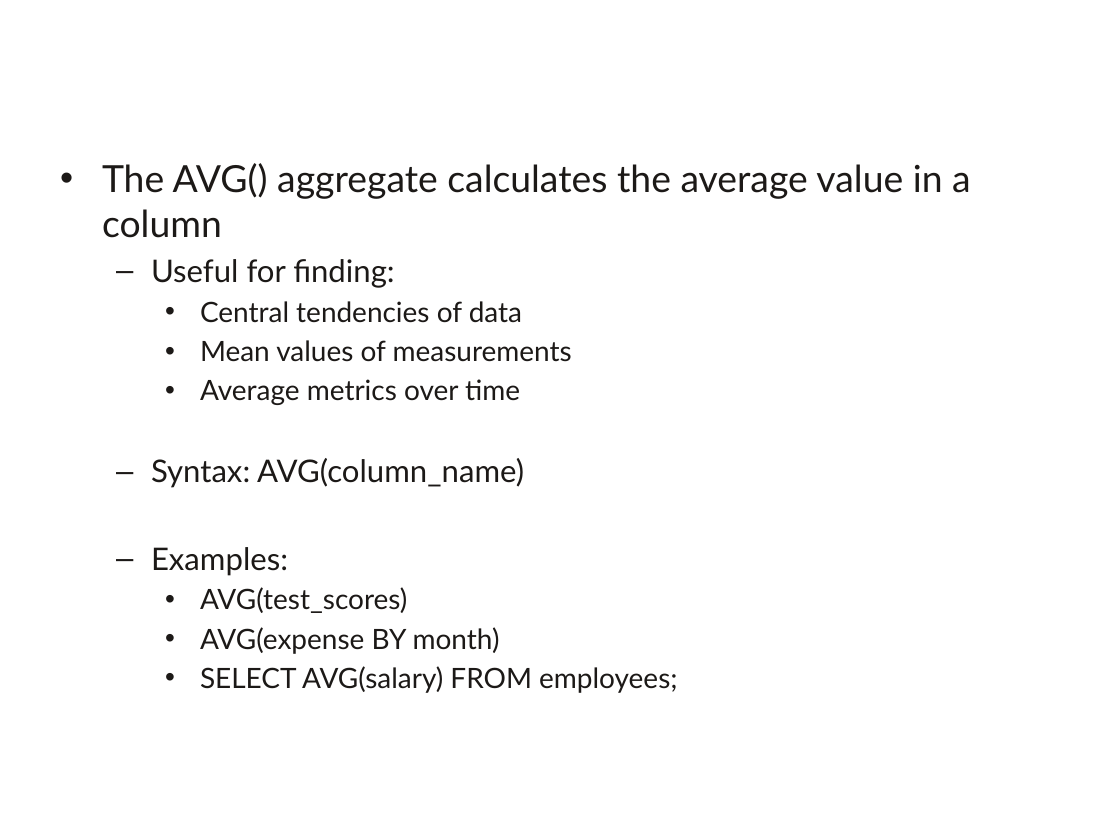
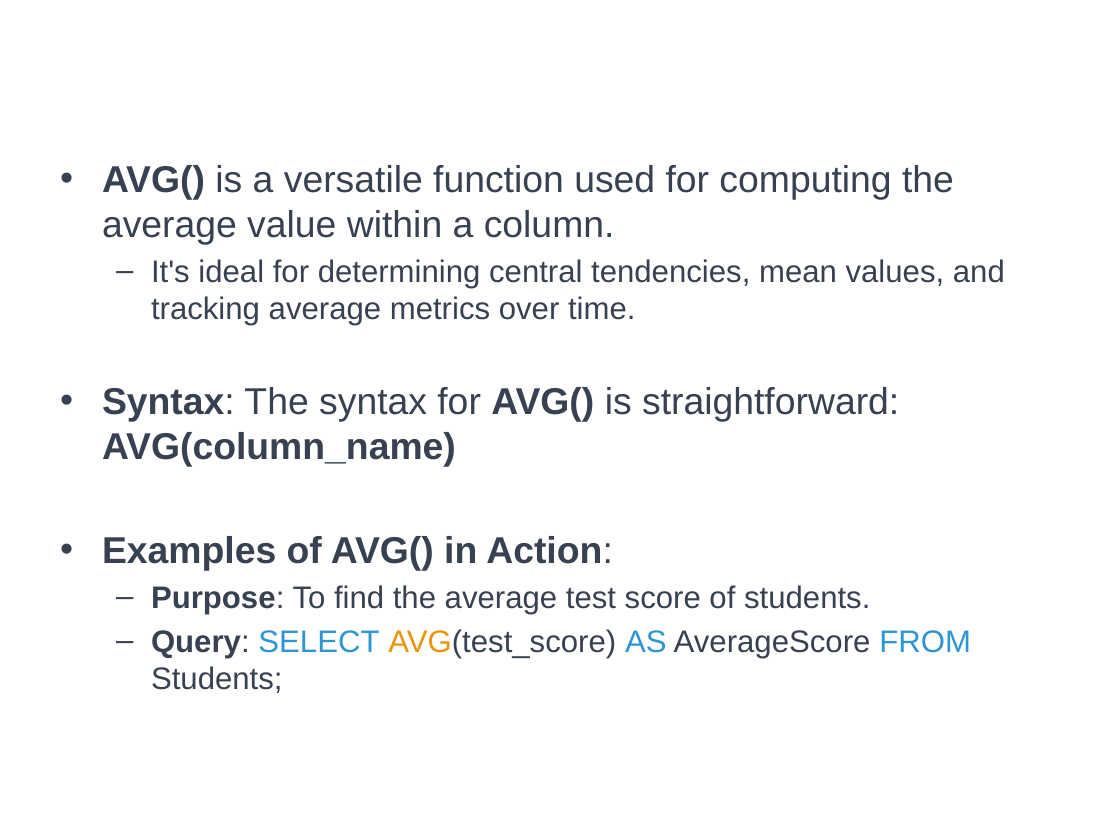
Before and after one commit to a099954/ABC-Program, a slide deck: slide 12 of SQL/Day 3 Aggregates/Aggregates.pptx (slide 11 before the commit). Drawn at 1120x840 pixels with LibreOffice and Linux fonts; fonts in the diff are those of the drawing; background and template pictures are left out. Boxes give left, top, right and bottom in pixels: in the first picture for what was removed or moved away, otherwise in the second. Text is boxed around its words. In the diff, an @@ line names an element or a change of style, - is before the commit and + after.

```diff
--- a/SQL/Day 3 Aggregates/Aggregates.pptx
+++ b/SQL/Day 3 Aggregates/Aggregates.pptx
@@ text at box(102, 165, 1005, 693): text changed; size 18 to 20 pt; font Lato to Arial; text colour #1C1917 to #374151 @@
-• The AVG() aggregate calculates the average value in a column
-  – Useful for finding:
-    • Central tendencies of data
-    • Mean values of measurements
-    • Average metrics over time
-  – Syntax: AVG(column_name)
-  – Examples:
-    • AVG(test_scores)
-    • AVG(expense BY month)
-    • SELECT AVG(salary) FROM employees;
+• AVG() is a versatile function used for computing the average value within a column.
+  – It's ideal for determining central tendencies, mean values, and tracking average metrics over time.
+• Syntax: The syntax for AVG() is straightforward: AVG(column_name)
+• Examples of AVG() in Action:
+  – Purpose: To find the average test score of students.
+  – Query: SELECT AVG(test_score) AS AverageScore FROM Students;
```
Also in this commit, not shown: 19 other slides changed, 3 slides added, 16 other files.
